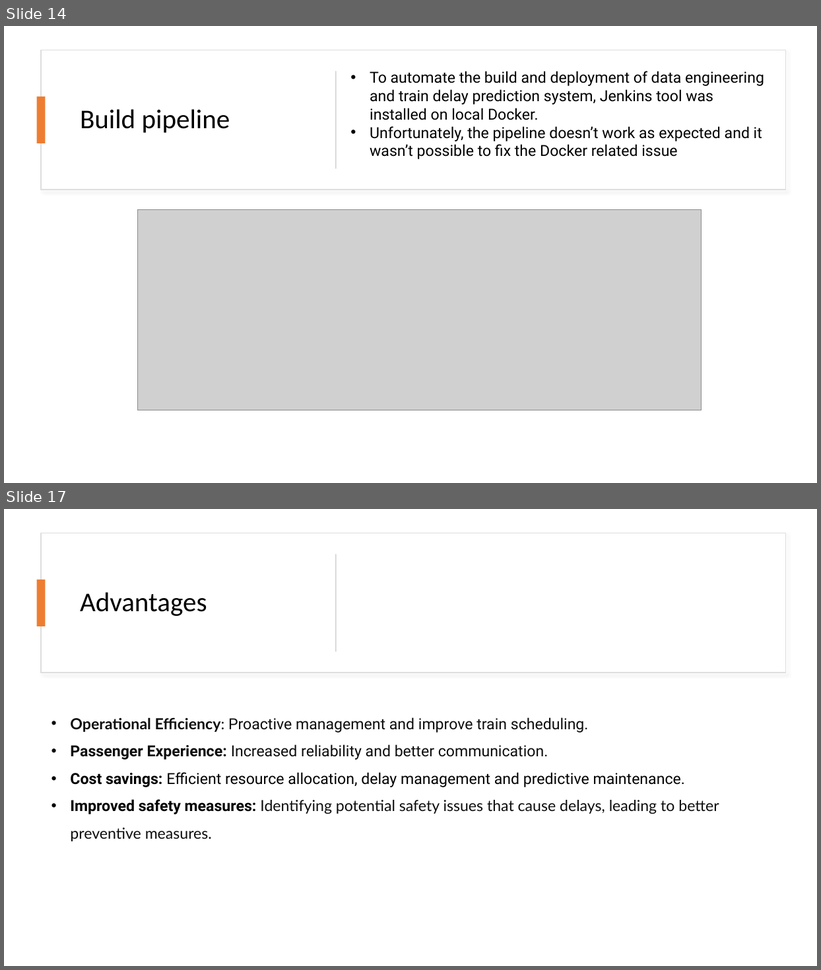
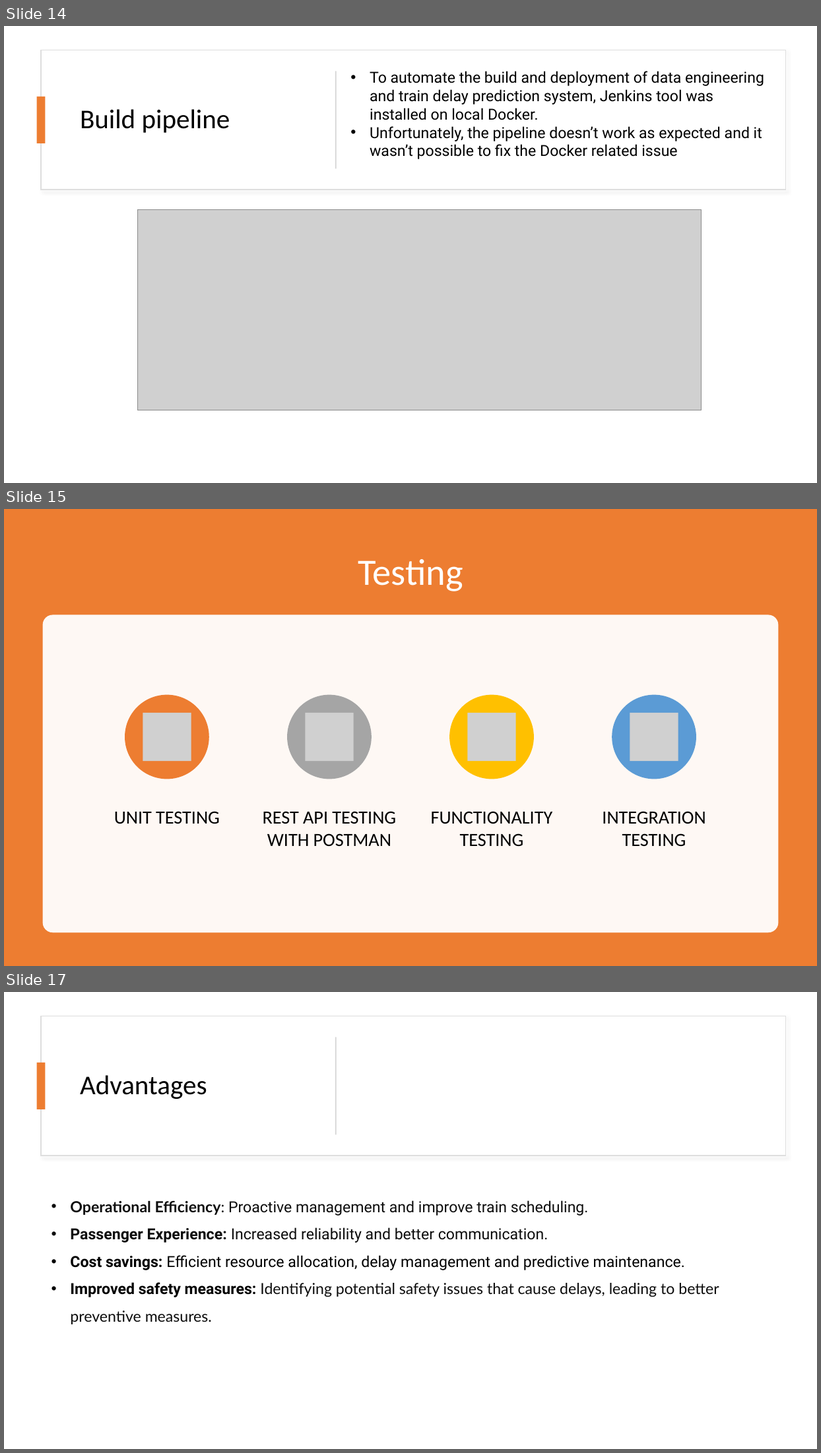
Before and after one commit to ziaulchowdhury/train-delay-prediction-system, a slide deck: documentation/ML_Project.pptx. Shown one above the other, each under a label of ours: slides 14 and 17 before the commit, slides 14, 15 and 17 after it; the slides between them are not shown. The pictures are 821x970 and 821x1453 pixels, drawn with LibreOffice and Linux fonts; fonts in the diff are those of the drawing; grey boxes stand for pictures. Boxes give left, top, right and bottom in pixels: in the first picture for what was removed or moved away, otherwise in the second. Text is boxed around its words. In the diff, an @@ line names an element or a change of style, - is before the commit and + after.

```diff
--- a/documentation/ML_Project.pptx
+++ b/documentation/ML_Project.pptx
@@ slide 15 added at [4,509,817,966], background #FFFFFF @@
@@ rectangle added at [4,509,817,966], fill #ED7D31 @@
@@ title added at [358,559,463,591], 44 pt, text #FFFFFF @@
+Testing
@@ rounded rectangle added at [42,615,779,933], fill #FFFFFF at 95% opacity @@
@@ group added at [114,695,706,847]: 4 ellipses, 4 pictures, 4 texts @@
+UNIT TESTING
+REST API TESTING WITH POSTMAN
+FUNCTIONALITY TESTING
+INTEGRATION TESTING
```
Also in this commit, not shown: 3 slides changed, 5 other slides added, 6 slides removed.
